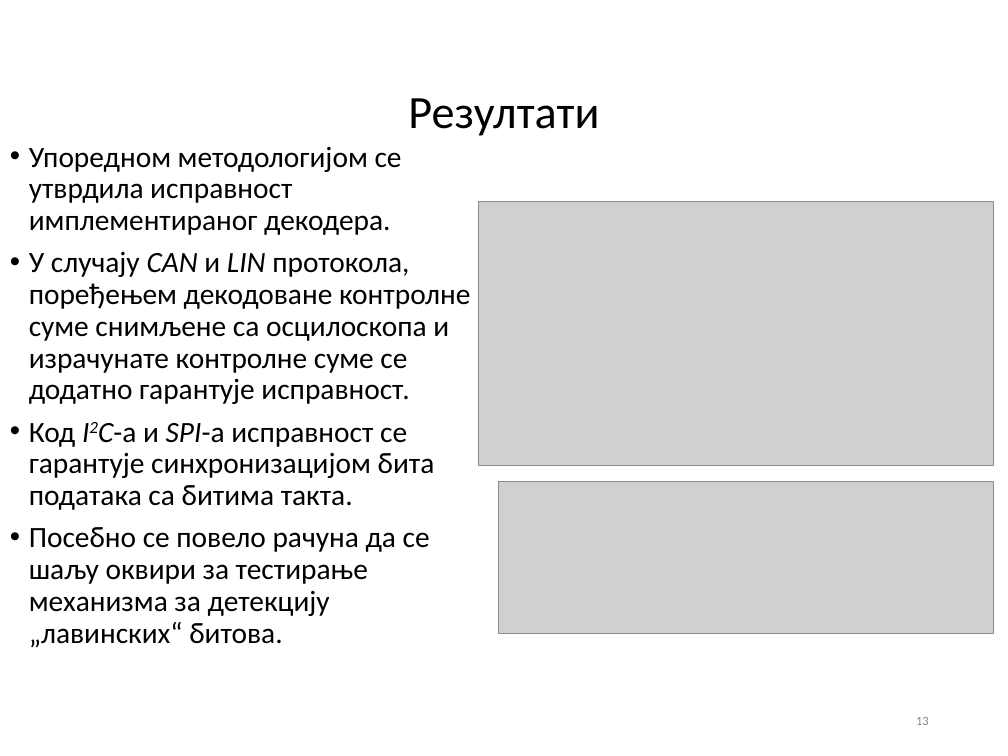
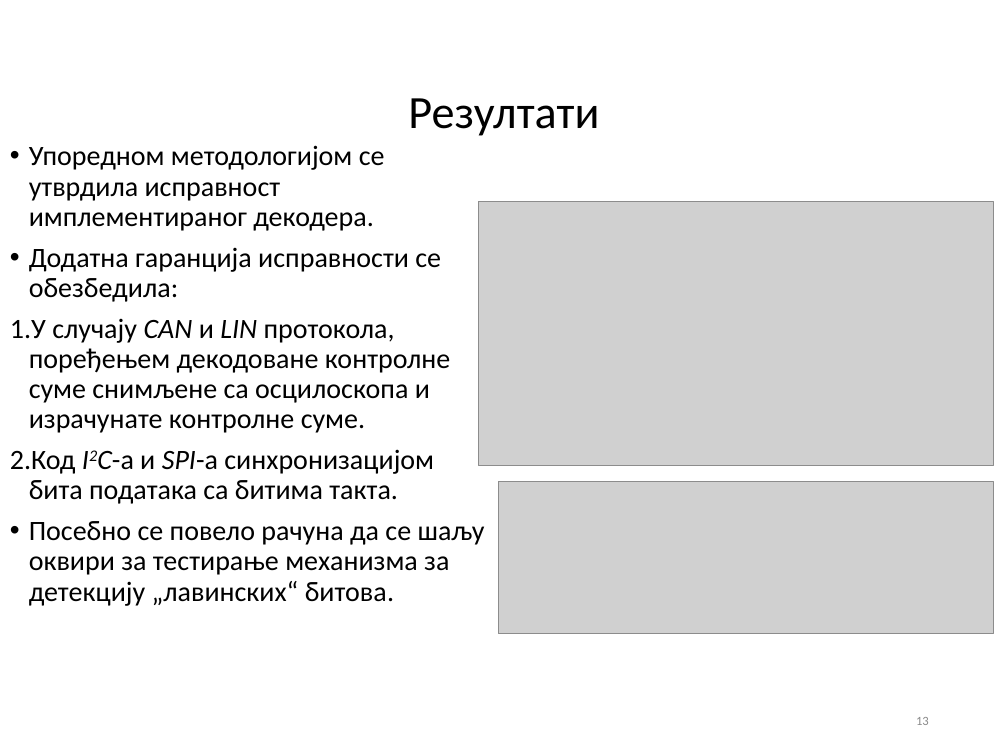
Before and after one commit to fjasic/bsc, a slide deck: slide 13 of documentation/Filip_Jasic_RA46-2014-prezentacija.ppt. Drawn at 1008x756 pixels with LibreOffice and Linux fonts; fonts in the diff are those of the drawing; grey boxes stand for pictures; background and template pictures are left out. Boxes give left, top, right and bottom in pixels: in the first picture for what was removed or moved away, otherwise in the second. Text is boxed around its words. In the diff, an @@ line names an element or a change of style, - is before the commit and + after.

```diff
--- a/documentation/Filip_Jasic_RA46-2014-prezentacija.ppt
+++ b/documentation/Filip_Jasic_RA46-2014-prezentacija.ppt
@@ text at [29,145,485,606]: size 21 to 20 pt in "Упоредном методологијом се утврдила исправност имплементиран ...", "Посебно се повело рачуна да се шаљу ..." @@
@@ text at [10,247,450,504]: text changed; size 21 to 20 pt @@
-• У случају CAN и LIN протокола, поређењем декодоване контролне суме снимљене са осцилоскопа и израчунате контролне суме се додатно гарантује исправност.
-• Код I2C-а и SPI-а исправност се гарантује синхронизацијом бита података са битима такта.
+• Додатна гаранција исправности се обезбедила:
+1. У случају CAN и LIN протокола, поређењем декодоване контролне суме снимљене са осцилоскопа и израчунате контролне суме.
+2. Код I2C-а и SPI-а синхронизацијом бита података са битима такта.
```
Also in this commit, not shown: 3 other slides changed.
